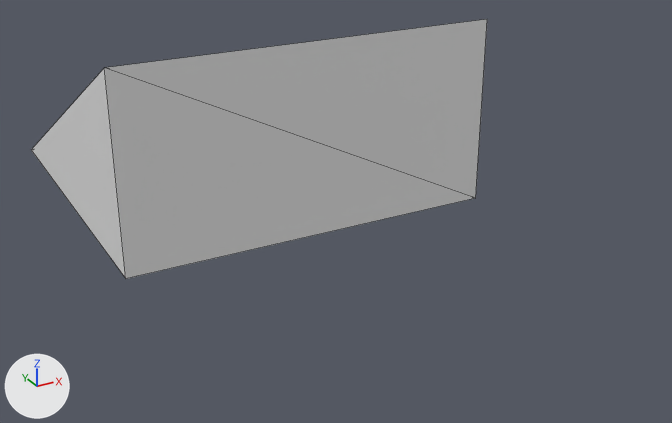
The glTF model models/ramp.glb: old version first, new version second.
Camera for both pictures: a 50 mm camera at (-2.59, -5.89, 2.62) aimed at (0.23, -0.77, 0.06). Lighting does not change. The marker at lower left points along +X, +Y and +Z. The first picture is the older version. Mesh edges are drawn as thin lines. Vertices at exactly the same position are counted once.
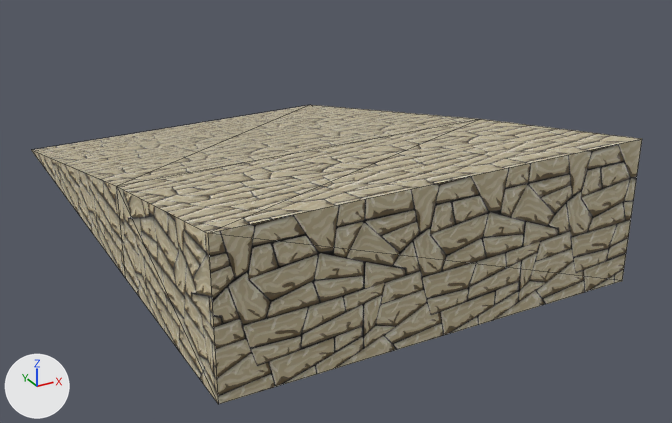
The edits, one by one:
Picture 'Toon Rocks_normal' (img_toon_rocks_normal) is new.
Picture 'Toon Rocks_diffuseOriginal' (img_toon_rocks_diffuseoriginal) is new.
Material 'Toon Rocks 04' (mat_toon_rocks_04) is new.
Uses the picture img_toon_rocks_diffuseoriginal.
Uses the picture img_toon_rocks_normal.
me_cube_001 is used by ob_cube; location (0.0, 0.0, 0.0).
me_cube_001 had 6 vertices, 8 faces and spanned x -1.3..1.3, y -0.92..1.68, z 0.0..1.3.
me_cube_001 now has 10 vertices, 18 faces and spans x -1.3..1.3, y -2.38..1.68, z 0.0..0.9.
Part 1, on me_cube_001:
2 faces are deleted.
2 vertices move from x -1.3..1.3, y -0.92, z 1.3 to x -1.3..1.3, y -0.92, z 0.6.
4 vertices are added at (1.3, -2.38, 0.0), (-1.3, -2.38, 0.9), (1.3, -2.38, 0.9), (-1.3, -2.38, 0.0).
12 new faces join them.
me_cube_001 part 2: 8 faces spanning x -1.3..1.3, y -0.92..1.68, z 0.0..0.6 switch from no material to mat_toon_rocks_04.

What differs and where, as boxes [x1, y1, x2, y2] in the pictures (672 x 423 px):
'Cube', reshaped (34% wider, 15% taller)
    before: [31, 19, 487, 279]
    after: [32, 105, 642, 404]
part 1 of me_cube_001, built on (yellow)
    after: [117, 119, 642, 404]
part 2 of me_cube_001, recoloured
    before: [31, 19, 487, 279]
    after: [32, 105, 478, 278]
